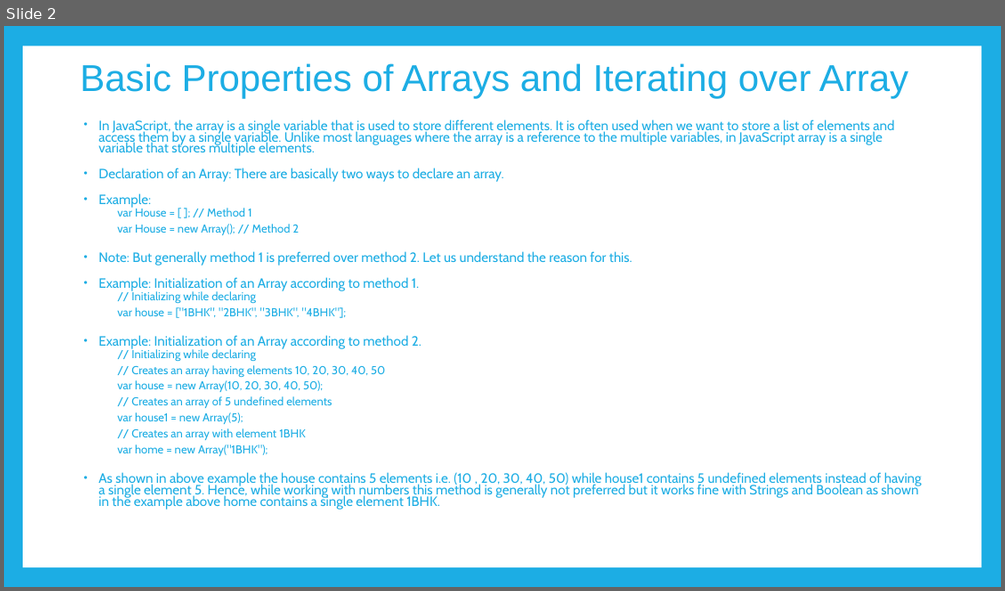
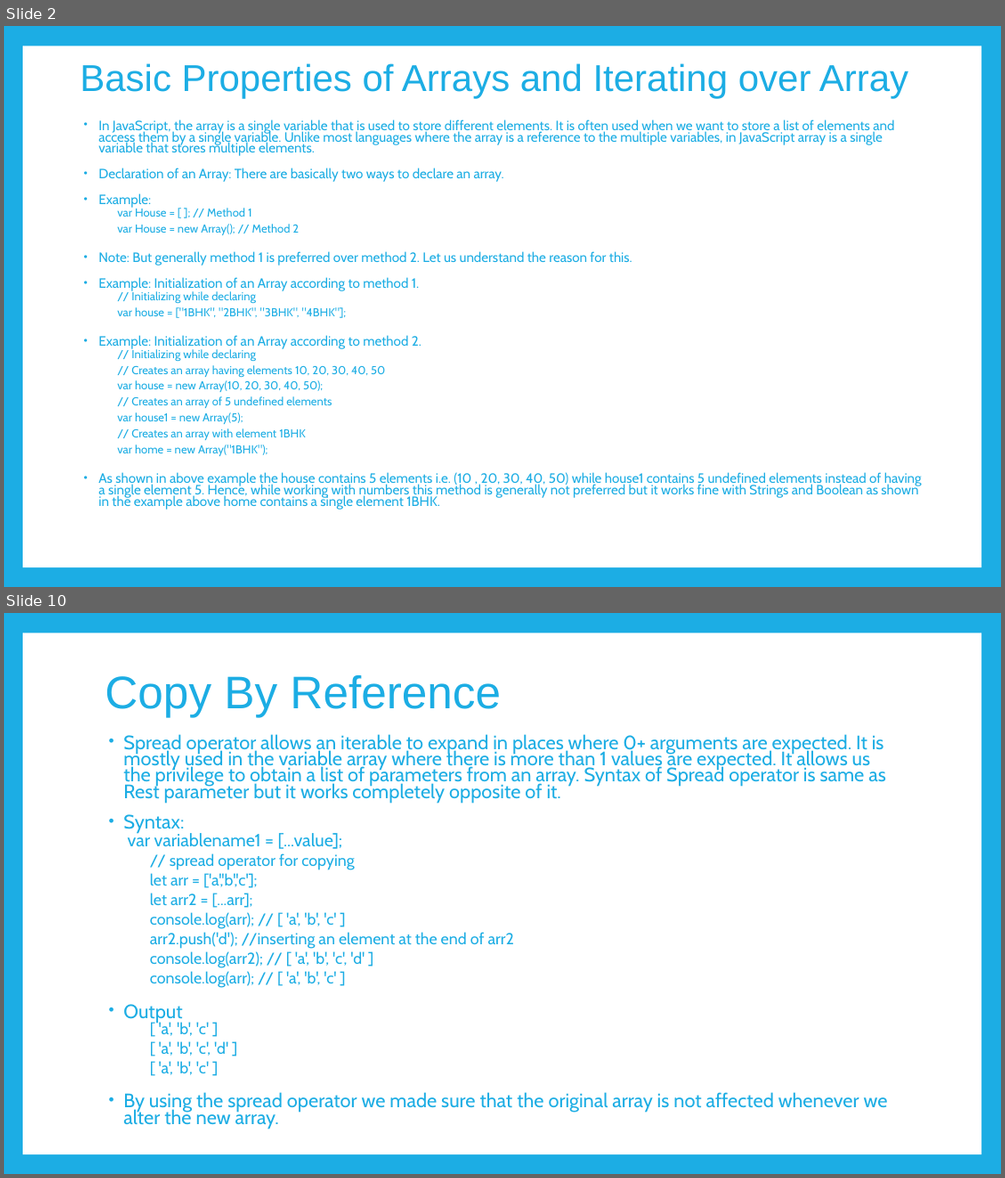
Before and after one commit to PramodJana/JavaScript, a slide deck: GFG JS Course Curriculam/Articles/005 Arrays.pptx. Shown one above the other, each under a label of ours: slide 2 before the commit, slides 2 and 10 after it; the slides between them are not shown. The pictures are 1005x591 and 1005x1178 pixels, drawn with LibreOffice and Linux fonts; fonts in the diff are those of the drawing. Boxes give left, top, right and bottom in pixels: in the first picture for what was removed or moved away, otherwise in the second. Text is boxed around its words. In the diff, an @@ line names an element or a change of style, - is before the commit and + after.

```diff
--- a/GFG JS Course Curriculam/Articles/005 Arrays.pptx
+++ b/GFG JS Course Curriculam/Articles/005 Arrays.pptx
@@ slide 10 added at [4, 613, 1001, 1174], background #1CADE4; not listed: 1 template element that a slide beside it also shows @@
@@ title added at [105, 675, 501, 717], 44 pt, text #1CADE4 @@
+Copy By Reference
@@ text added at [123, 734, 888, 1129], 18.7 pt, text #1CADE4 @@
+• Spread operator allows an iterable to expand in places where 0+ arguments are expected. It is mostly used in the variable array where there is more than 1 values are expected. It allows us the privilege to obtain a list of parameters from an array. Syntax of Spread operator is same as Rest parameter but it works completely opposite of it.
+• Syntax:
+  var variablename1 = [...value];
+    // spread operator for copying
+    let arr = ['a','b','c'];
+    let arr2 = [...arr];
+    console.log(arr); // [ 'a', 'b', 'c' ]
+    arr2.push('d'); //inserting an element at the end of arr2
+    console.log(arr2); // [ 'a', 'b', 'c', 'd' ]
+    console.log(arr); // [ 'a', 'b', 'c' ]
+• Output
+    [ 'a', 'b', 'c' ]
+    [ 'a', 'b', 'c', 'd' ]
+    [ 'a', 'b', 'c' ]
+• By using the spread operator we made sure that the original array is not affected whenever we alter the new array.
```
Also in this commit, not shown: 1 slide changed, 36 other slides added, 18 slides removed, 7 other files.
